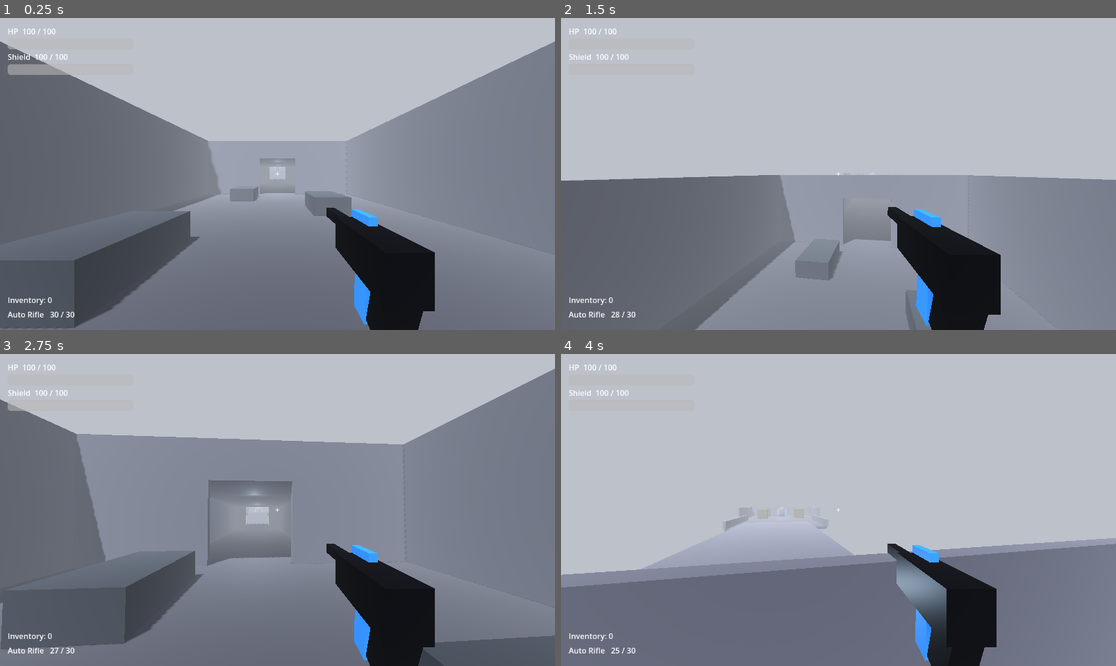
Above: before the commit, frames 1-4 (two rows, left to right).
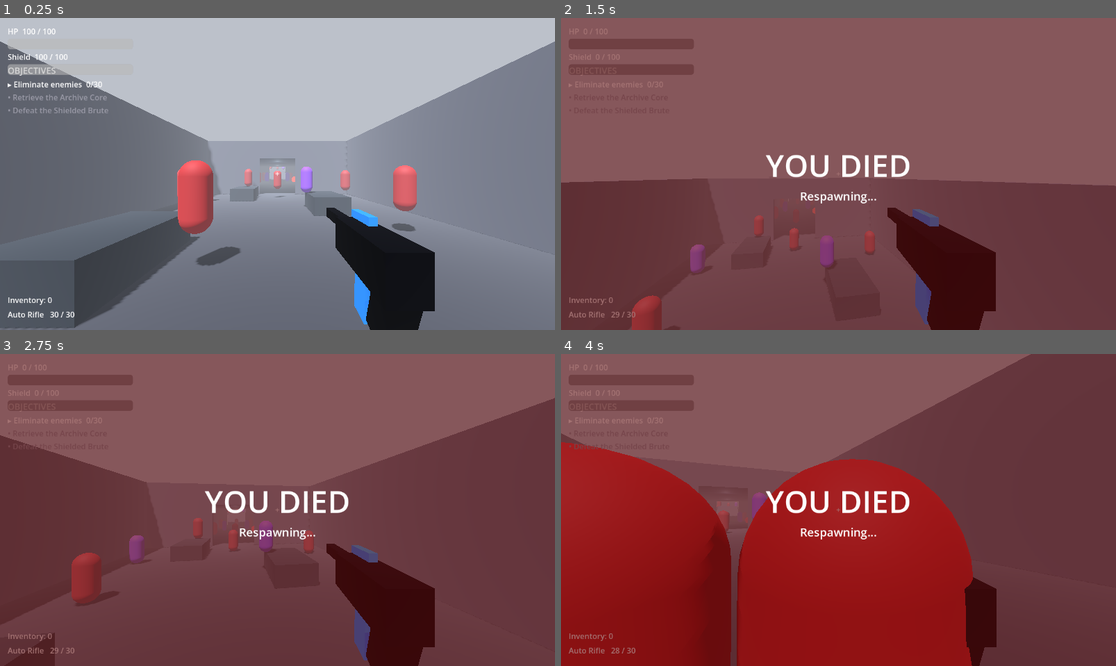
Above: after the commit, the same moments.

Repository: vasilisbit/The_Risen
Game: Godot game, scene res://scenes/missions/earth/earth.tscn
The game is run twice, just before and just after one commit, with the same random seed, the same clock (stepped at 60 frames per second) and the same inputs. This scene is started directly instead of the project's main scene.
Inputs (mouse positions are in pixels of both pictures, inside the frame that each line leads up to):
- Up to frame 1 (0.25 s): no input
- Up to frame 2 (1.5 s): tap Enter at 0.5 s; move the mouse to (866, 174) at 0.52 s; hold E (interact) 0.53-1.28 s; hold W (move_forward) from 0.53 s (still down); click (866, 174) at 0.67 s; tap Space (jump) at 0.77 s; move the mouse to (810, 174) at 1.27 s; click (810, 174) at 1.35 s
- Up to frame 3 (2.75 s): keep holding W (move_forward); tap Space (jump) at 1.52 s; tap E (interact) at 1.55 s; move the mouse to (288, 503) at 2.02 s; hold E (interact) from 2.03 s (still down); click (288, 503) at 2.17 s
- Up to frame 4 (4 s): keep holding W (move_forward); move the mouse to (832, 516) at 2.77 s; release E (interact) at 2.78 s; tap Shift (sprint) at 2.85 s; click (832, 516) at 2.92 s; tap Space (jump) at 3.02, 3.77 s; tap E (interact) at 3.05 s; move the mouse to (877, 513) at 3.52 s; hold E (interact) from 3.53 s (still down); tap 1 (weapon_1) at 3.6 s; click (877, 513) at 3.67 s

The runs differ from the first frame. In frame 1, 3.2% of the frame differs, in the area x 1-76%, y 15-80%; in frame 2, 100%; in frame 3, 100%; in frame 4, 100%, in the area x 0-100%, y 0-100%.

Commit message:
feat(t-0014): Implement mission objective system
scripts/objective_manager.gd (class ObjectiveManager): ordered objectives with a
top-left UI. Earth objectives: Eliminate enemies (0/30 counter) -> Retrieve the
Archive Core -> Defeat the Shielded Brute. Strict order — events for a
non-current objective are ignored, so nothing is bypassed. The UI shows the
current objective highlighted, completed ones with a green check. When the last
completes it calls SaveManager.complete_mission and fades back to the hub.

scripts/game_state.gd (GameState autoload, TDD §4.12): fade-to-black scene
transitions that persist across the swap. mission_interactor now teleports to
Earth through it (fade), and the mission-complete chain returns to the hub the
same way.

scripts/earth_mission.gd: spawns the 30 zone enemies (~16 Rusher / 12 Shooter /
2 Exploder) at the spawn_point markers and wires their deaths to the counter;
reveals the Archive Core (scripts/archive_core.gd, a 2 m E-prompt pickup) when
the archive objective activates, and spawns the Shielded Brute only when the
boss objective activates (so it can't be killed early and soft-lock the mission).
Removed the static boss from earth.tscn accordingly.

Verified via game_eval (Earth as temp main scene): 30 enemies spawn; early
boss/archive flags are ignored (index stays 0); 30 kills advance to the archive
objective and spawn the core; wrong flag at the archive step ignored; archive
advances + spawns the boss; boss kill completes -> Earth flag saved (Mars
unlocked) -> faded back to the Hub. Headless import clean (exit 0).

Diff:
--- a/project.godot
+++ b/project.godot
@@ -20,6 +20,7 @@
 
 SaveManager="*res://scripts/save_manager.gd"
 _mcp_game_helper="*res://addons/godot_ai/runtime/game_helper.gd"
+GameState="*res://scripts/game_state.gd"
 
 [editor_plugins]
 
--- a/scenes/missions/earth/earth.tscn
+++ b/scenes/missions/earth/earth.tscn
@@ -2,7 +2,8 @@
 
 [ext_resource type="Script" uid="uid://dgldv3k12xc82" path="res://scripts/earth_level.gd" id="1_keulp"]
 [ext_resource type="PackedScene" uid="uid://b88q4r73j0x27" path="res://scenes/player/guardian.tscn" id="2_4ylf5"]
-[ext_resource type="PackedScene" uid="uid://dtagsb120l75d" path="res://scenes/enemies/shielded_brute.tscn" id="3_qfysw"]
+[ext_resource type="Script" uid="uid://dxhey7uqt8ij6" path="res://scripts/objective_manager.gd" id="3_qfysw"]
+[ext_resource type="Script" uid="uid://d1gsvxgaifpwh" path="res://scripts/earth_mission.gd" id="4_3icjv"]
 
 [sub_resource type="Environment" id="Environment_45g3f"]
 background_mode = 1
@@ -32,5 +33,8 @@
 [node name="Guardian" parent="." unique_id=1754395905 instance=ExtResource("2_4ylf5")]
 transform = Transform3D(1, 0, 0, 0, 1, 0, 0, 0, 1, 0, 1, 5)
 
-[node name="ShieldedBrute" parent="." unique_id=1948417710 instance=ExtResource("3_qfysw")]
-transform = Transform3D(1, 0, 0, 0, 1, 0, 0, 0, 1, 0, 4, -85)
+[node name="ObjectiveManager" type="Node" parent="." unique_id=1897997173]
+script = ExtResource("3_qfysw")
+
+[node name="Mission" type="Node" parent="." unique_id=1000977802]
+script = ExtResource("4_3icjv")
--- /dev/null
+++ b/scripts/archive_core.gd
@@ -0,0 +1,70 @@
+extends Area3D
+## Archive Core pickup (T-0014): a glowing objective item with a 2.5 m proximity
+## prompt. On interact it emits `collected` and frees itself.
+
+signal collected
+
+const PICKUP_RADIUS := 2.5
+
+var _in_range: bool = false
+var _collected: bool = false
+var _prompt: Label3D
+
+
+func _ready() -> void:
+	add_to_group("archive_core")
+	collision_mask = 1
+	var col := CollisionShape3D.new()
+	var sph := SphereShape3D.new()
+	sph.radius = PICKUP_RADIUS
+	col.shape = sph
+	add_child(col)
+
+	var mesh := MeshInstance3D.new()
+	var box := BoxMesh.new()
+	box.size = Vector3(0.6, 0.6, 0.6)
+	mesh.mesh = box
+	var m := StandardMaterial3D.new()
+	m.albedo_color = Color(0.2, 0.9, 0.5)
+	m.emission_enabled = true
+	m.emission = Color(0.2, 1.0, 0.6)
+	m.emission_energy_multiplier = 3.0
+	mesh.material_override = m
+	mesh.position = Vector3(0, 0.5, 0)
+	add_child(mesh)
+
+	_prompt = Label3D.new()
+	_prompt.text = "Press E — Archive Core"
+	_prompt.billboard = BaseMaterial3D.BILLBOARD_ENABLED
+	_prompt.no_depth_test = true
+	_prompt.position = Vector3(0, 1.4, 0)
+	_prompt.visible = false
+	add_child(_prompt)
+
+	body_entered.connect(_on_body_entered)
+	body_exited.connect(_on_body_exited)
+
+
+func _on_body_entered(body: Node) -> void:
+	if body.is_in_group("player"):
+		_in_range = true
+		_prompt.visible = true
+
+
+func _on_body_exited(body: Node) -> void:
+	if body.is_in_group("player"):
+		_in_range = false
+		_prompt.visible = false
+
+
+func _unhandled_input(event: InputEvent) -> void:
+	if _in_range and not _collected and event.is_action_pressed("interact"):
+		collect()
+
+
+func collect() -> void:
+	if _collected:
+		return
+	_collected = true
+	collected.emit()
+	queue_free()
--- /dev/null
+++ b/scripts/earth_mission.gd
@@ -0,0 +1,78 @@
+extends Node
+## Earth mission driver (T-0014): spawns the 30 zone enemies at the spawn_point
+## markers, wires their deaths to the ObjectiveManager, and reveals the Archive
+## Core and the Shielded Brute in objective order (so the boss can't be killed
+## before its objective is active).
+
+const RUSHER := "res://scenes/enemies/rusher.tscn"
+const SHOOTER := "res://scenes/enemies/shooter.tscn"
+const EXPLODER := "res://scenes/enemies/exploder.tscn"
+const BRUTE := "res://scenes/enemies/shielded_brute.tscn"
+const ARCHIVE_CORE := "res://scripts/archive_core.gd"
+
+const ARCHIVE_POS := Vector3(0, 3.1, -78)     # in the boss arena
+const BOSS_POS := Vector3(0, 3.1, -85)
+
+@onready var _obj: ObjectiveManager = get_node("../ObjectiveManager")
+
+
+func _ready() -> void:
+	# Defer so the level's runtime-built spawn_point markers exist first.
+	_spawn_enemies.call_deferred()
+	if _obj:
+		_obj.objective_advanced.connect(_on_objective_advanced)
+
+
+func _spawn_enemies() -> void:
+	var markers := get_tree().get_nodes_in_group("spawn_point")
+	var host := get_tree().current_scene
+	for i in markers.size():
+		var scene := load(_type_for(i))
+		if scene == null:
+			continue
+		var e := scene.instantiate() as Node3D
+		host.add_child(e)
+		e.global_position = (markers[i] as Node3D).global_position + Vector3(0, 1, 0)
+		if e.has_signal("died"):
+			e.died.connect(_on_enemy_killed)
+
+
+## Mix ~16 Rushers / 12 Shooters / 2 Exploders over the 30 markers.
+func _type_for(i: int) -> String:
+	if i % 15 == 14:
+		return EXPLODER
+	elif i % 5 < 2:
+		return SHOOTER
+	return RUSHER
+
+
+func _on_enemy_killed(_where: Vector3) -> void:
+	if _obj:
+		_obj.register_kill()
+
+
+func _on_objective_advanced(index: int) -> void:
+	if index == 1:
+		_spawn_archive_core()
+	elif index == 2:
+		_spawn_boss()
+
+
+func _spawn_archive_core() -> void:
+	var core := Area3D.new()
+	core.set_script(load(ARCHIVE_CORE))
+	get_tree().current_scene.add_child(core)
+	core.global_position = ARCHIVE_POS
+	if core.has_signal("collected"):
+		core.collected.connect(func() -> void: _obj.notify_flag("archive"))
+
+
+func _spawn_boss() -> void:
+	var scene := load(BRUTE)
+	if scene == null:
+		return
+	var boss := scene.instantiate() as Node3D
+	get_tree().current_scene.add_child(boss)
+	boss.global_position = BOSS_POS + Vector3(0, 1, 0)
+	if boss.has_signal("died"):
+		boss.died.connect(func(_w: Vector3) -> void: _obj.notify_flag("boss"))
--- /dev/null
+++ b/scripts/game_state.gd
@@ -0,0 +1,29 @@
+extends CanvasLayer
+## GameState autoload (TDD §4.12): fade-to-black scene transitions. Persists
+## across scene changes (autoload), so the fade covers the swap.
+
+var _rect: ColorRect
+var _busy: bool = false
+
+
+func _ready() -> void:
+	layer = 128
+	process_mode = Node.PROCESS_MODE_ALWAYS
+	_rect = ColorRect.new()
+	_rect.color = Color(0, 0, 0, 0)
+	_rect.set_anchors_preset(Control.PRESET_FULL_RECT)
+	_rect.mouse_filter = Control.MOUSE_FILTER_IGNORE
+	add_child(_rect)
+
+
+## Fade to black, swap to `path`, fade back in.
+func transition_to(path: String) -> void:
+	if _busy:
+		return
+	_busy = true
+	var tw := create_tween()
+	tw.tween_property(_rect, "color:a", 1.0, 0.5)
+	tw.tween_callback(func() -> void: get_tree().change_scene_to_file(path))
+	tw.tween_interval(0.15)
+	tw.tween_property(_rect, "color:a", 0.0, 0.5)
+	tw.tween_callback(func() -> void: _busy = false)
--- a/scripts/mission_interactor.gd
+++ b/scripts/mission_interactor.gd
@@ -48,6 +48,10 @@
 		print("Mission locked: %s (complete the previous mission first)" % mission)
 		return
 	if MISSION_SCENES.has(mission):
-		get_tree().change_scene_to_file(MISSION_SCENES[mission])
+		var gs := get_node_or_null("/root/GameState")
+		if gs and gs.has_method("transition_to"):
+			gs.transition_to(MISSION_SCENES[mission])   # fade to black
+		else:
+			get_tree().change_scene_to_file(MISSION_SCENES[mission])
 	else:
 		print("Mission not implemented yet: %s" % mission)
--- /dev/null
+++ b/scripts/objective_manager.gd
@@ -0,0 +1,120 @@
+class_name ObjectiveManager
+extends Node
+## Ordered mission objectives + top-left UI + completion chain (T-0014).
+## Objectives complete strictly in order; events for a non-current objective are
+## ignored so nothing can be bypassed. When the last one completes it saves the
+## mission and fades back to the hub via the GameState autoload.
+
+signal objective_advanced(index: int)
+signal all_complete
+
+@export var mission_id: String = "Earth"
+@export var return_scene: String = "res://scenes/hub/hub.tscn"
+
+# Ordered objectives. "kill" uses target; "flag" objectives are completed by
+# notify_flag(<flag>).
+var _objectives: Array = [
+	{"text": "Eliminate enemies", "type": "kill", "target": 30, "current": 0, "done": false},
+	{"text": "Retrieve the Archive Core", "type": "flag", "flag": "archive", "done": false},
+	{"text": "Defeat the Shielded Brute", "type": "flag", "flag": "boss", "done": false},
+]
+var _index: int = 0
+var _complete: bool = false
+var _labels: Array[Label] = []
+
+
+func _ready() -> void:
+	_build_ui()
+	_refresh_ui()
+
+
+func current_index() -> int:
+	return _index
+
+
+func is_complete() -> bool:
+	return _complete
+
+
+## Count one kill toward the current objective (if it is a "kill" objective).
+func register_kill() -> void:
+	if _complete:
+		return
+	var o: Dictionary = _objectives[_index]
+	if o["type"] != "kill":
+		return
+	o["current"] = mini(int(o["current"]) + 1, int(o["target"]))
+	if int(o["current"]) >= int(o["target"]):
+		_advance()
+	_refresh_ui()
+
+
+## Complete the current objective if it is a matching "flag" objective.
+func notify_flag(flag: String) -> void:
+	if _complete:
+		return
+	var o: Dictionary = _objectives[_index]
+	if o["type"] == "flag" and o.get("flag", "") == flag:
+		_advance()
+		_refresh_ui()
+
+
+func _advance() -> void:
+	_objectives[_index]["done"] = true
+	_index += 1
+	if _index >= _objectives.size():
+		_on_all_complete()
+	else:
+		objective_advanced.emit(_index)
+
+
+func _on_all_complete() -> void:
+	_complete = true
+	all_complete.emit()
+	_refresh_ui()
+	var sm := get_node_or_null("/root/SaveManager")
+	if sm and sm.has_method("complete_mission"):
+		sm.complete_mission(mission_id)
+	var gs := get_node_or_null("/root/GameState")
+	if gs and gs.has_method("transition_to"):
+		gs.transition_to(return_scene)
+	else:
+		get_tree().change_scene_to_file(return_scene)
+
+
+func _build_ui() -> void:
+	var layer := CanvasLayer.new()
+	add_child(layer)
+	var panel := VBoxContainer.new()
+	panel.position = Vector2(16, 96)          # top-left, below the HP/shield bars
+	panel.add_theme_constant_override("separation", 4)
+	layer.add_child(panel)
+	var title := Label.new()
+	title.text = "OBJECTIVES"
+	title.add_theme_font_size_override("font_size", 18)
+	panel.add_child(title)
+	for o in _objectives:
+		var l := Label.new()
+		l.add_theme_font_size_override("font_size", 16)
+		panel.add_child(l)
+		_labels.append(l)
+
+
+func _refresh_ui() -> void:
+	for i in _objectives.size():
+		if i >= _labels.size():
+			continue
+		var o: Dictionary = _objectives[i]
+		var l := _labels[i]
+		var progress := ""
+		if o["type"] == "kill":
+			progress = "  %d/%d" % [int(o["current"]), int(o["target"])]
+		if o.get("done", false):
+			l.text = "✓ %s" % o["text"]
+			l.modulate = Color(0.4, 1.0, 0.5)          # green check
+		elif i == _index and not _complete:
+			l.text = "▸ %s%s" % [o["text"], progress]
+			l.modulate = Color(1, 1, 1)
+		else:
+			l.text = "• %s" % o["text"]
+			l.modulate = Color(0.6, 0.6, 0.65)          # pending, dim
Not shown, added: scripts/archive_core.gd.uid
Not shown, added: scripts/earth_mission.gd.uid
Not shown, added: scripts/game_state.gd.uid
Not shown, added: scripts/objective_manager.gd.uid
